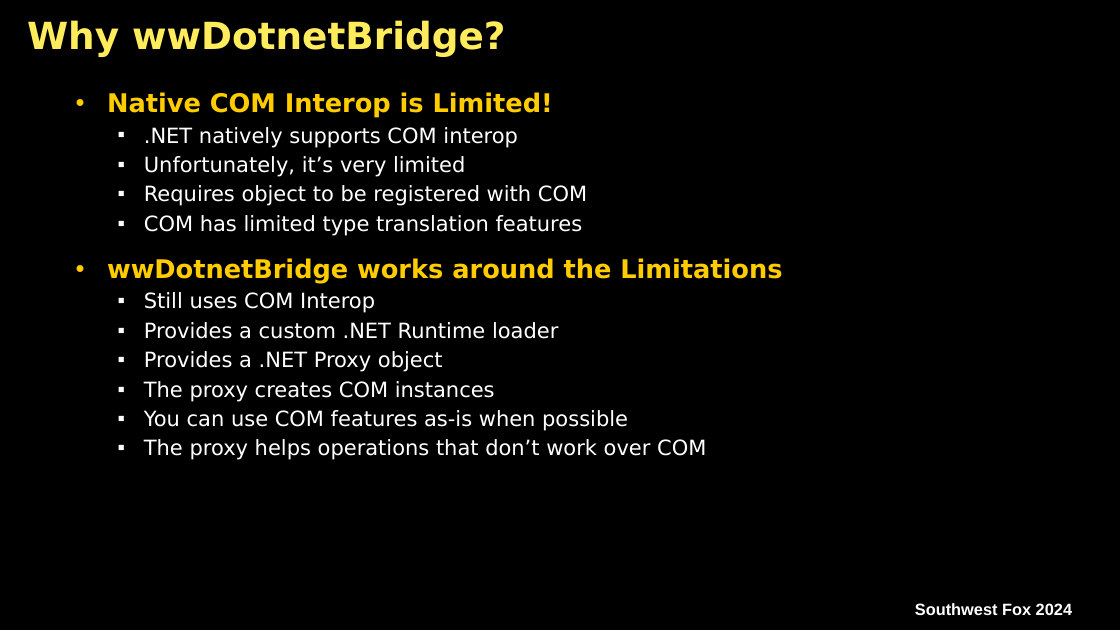
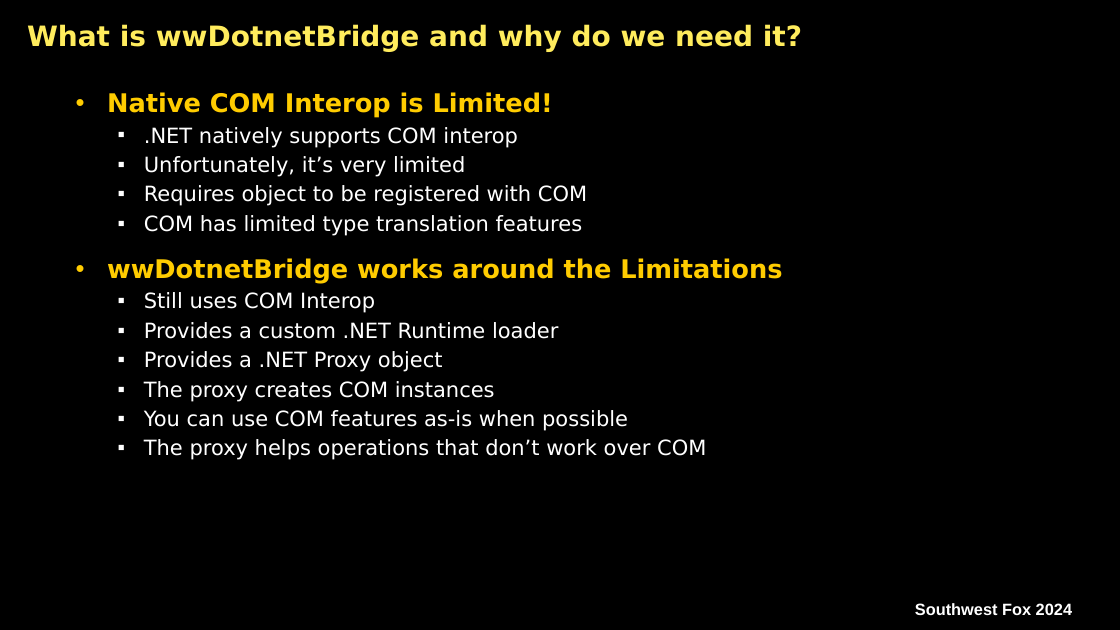
Before and after one commit to RickStrahl/swfox2024-wwdotnetbridge-revisited, a slide deck: slide 4 of Documents/Strahl-swFox2024-wwDotnetBridge-Revisited.pptx. Drawn at 1120x630 pixels with LibreOffice and Linux fonts; fonts in the diff are those of the drawing; background and template pictures are left out. Boxes give left, top, right and bottom in pixels: in the first picture for what was removed or moved away, otherwise in the second. Text is boxed around its words. In the diff, an @@ line names an element or a change of style, - is before the commit and + after.

```diff
--- a/Documents/Strahl-swFox2024-wwDotnetBridge-Revisited.pptx
+++ b/Documents/Strahl-swFox2024-wwDotnetBridge-Revisited.pptx
@@ title at (x1=27, y1=24, x2=802, y2=52): text changed; size 32 to 24 pt @@
-Why wwDotnetBridge?
+What is wwDotnetBridge and why do we need it?
```
Also in this commit, not shown: 3 other slides changed, 1 slide removed, 18 other files.
